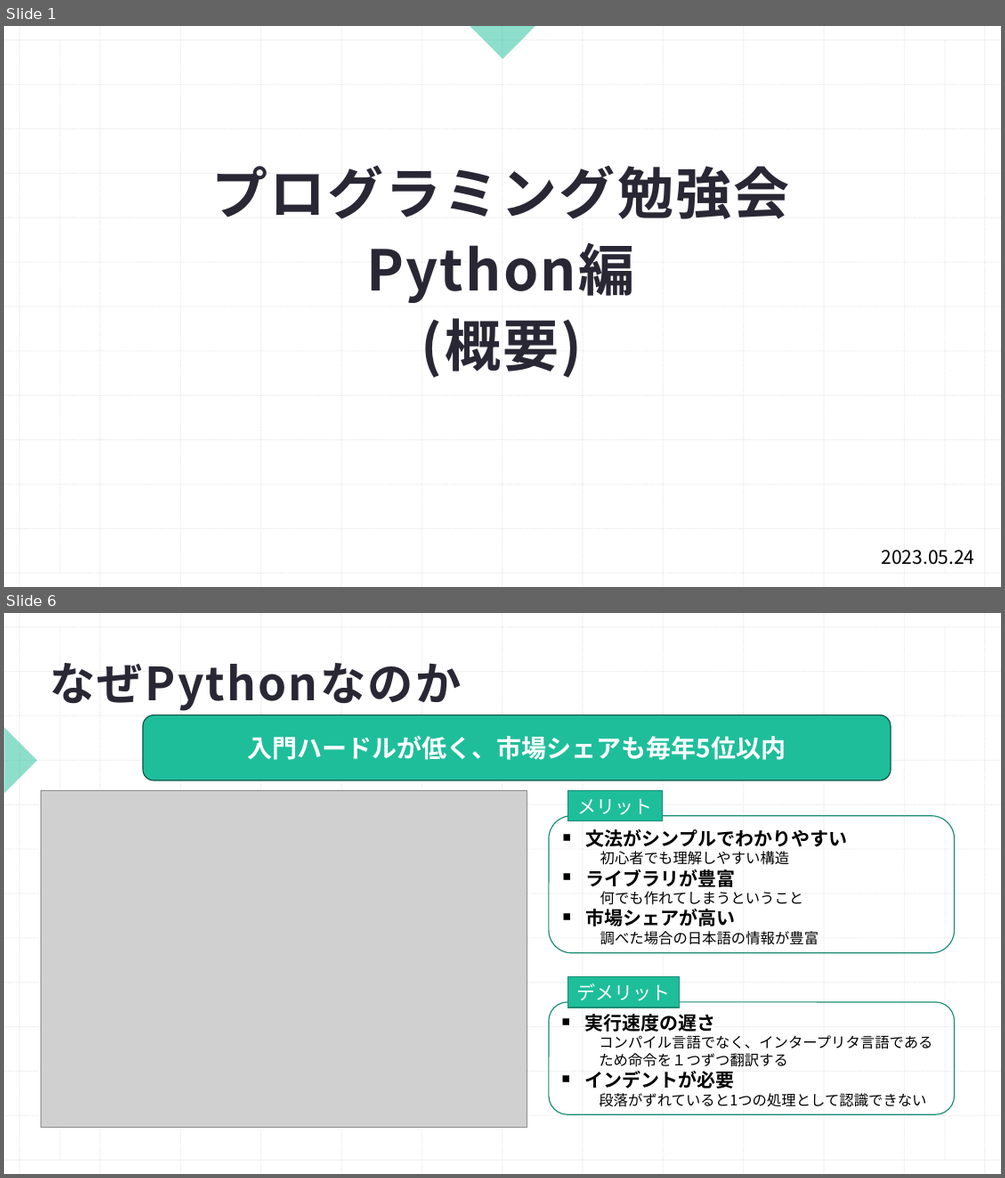
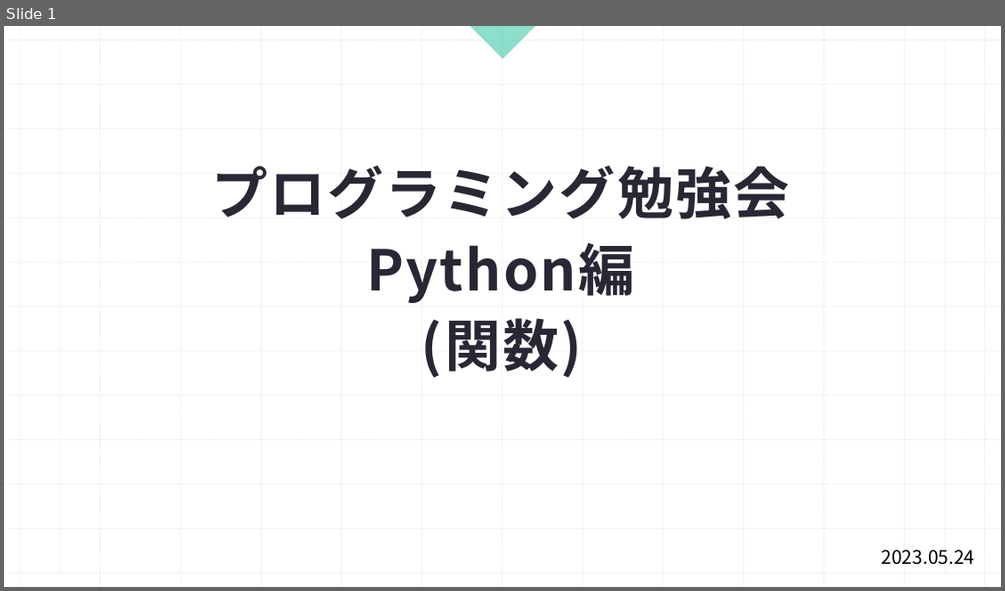
Before and after one commit to Shohei1129/Python_traning, a slide deck: プログラミング勉強会Python編(3.関数).pptx. Shown one above the other, each under a label of ours: slides 1 and 6 before the commit, slide 1 after it; the slides between them are not shown. The pictures are 1005x1178 and 1005x591 pixels, drawn with LibreOffice and Linux fonts; fonts in the diff are those of the drawing; grey boxes stand for pictures. Boxes give left, top, right and bottom in pixels: in the first picture for what was removed or moved away, otherwise in the second. Text is boxed around its words. In the diff, an @@ line names an element or a change of style, - is before the commit and + after.

```diff
--- a/プログラミング勉強会Python編(3.関数).pptx
+++ b/プログラミング勉強会Python編(3.関数).pptx
@@ slide 6 removed at (x1=4, y1=613, x2=1001, y2=1174), background #FFFFFF; not listed: 26 template elements that a slide beside it also shows @@
@@ line removed from (60, 627) to (60, 1159) @@
@@ line removed from (946, 627) to (946, 1159) @@
@@ title removed at (x1=49, y1=663, x2=461, y2=711) @@
-なぜPythonなのか
@@ rounded rectangle removed at (x1=143, y1=714, x2=890, y2=779) @@
-入門ハードルが低く、市場シェアも毎年5位以内
@@ right triangle removed at (x1=4, y1=728, x2=37, y2=793) @@
@@ picture removed at (x1=40, y1=791, x2=526, y2=1127) @@
@@ rectangle removed at (x1=568, y1=791, x2=663, y2=821) @@
-メリット
@@ rounded rectangle removed at (x1=549, y1=816, x2=954, y2=952) @@
-￭ 文法がシンプルでわかりやすい
-  初心者でも理解しやすい構造
-￭ ライブラリが豊富
-  何でも作れてしまうということ
-￭ 市場シェアが高い
-  調べた場合の日本語の情報が豊富
@@ rectangle removed at (x1=568, y1=977, x2=680, y2=1008) @@
-デメリット
@@ rounded rectangle removed at (x1=549, y1=1002, x2=954, y2=1114) @@
-￭ 実行速度の遅さ
-  コンパイル言語でなく、インタープリタ言語であるため命令を１つずつ翻訳する
-￭ インデントが必要
-  段落がずれていると1つの処理として認識できない
@@ slide 1 changed as well @@
@@ title at (x1=211, y1=165, x2=789, y2=378): text changed @@
-プログラミング勉強会
-Python編
-(概要)
+プログラミング勉強会
+Python編
+(関数)
```
Also in this commit, not shown: 1 other slide changed, 11 slides added, 22 other slides removed.
